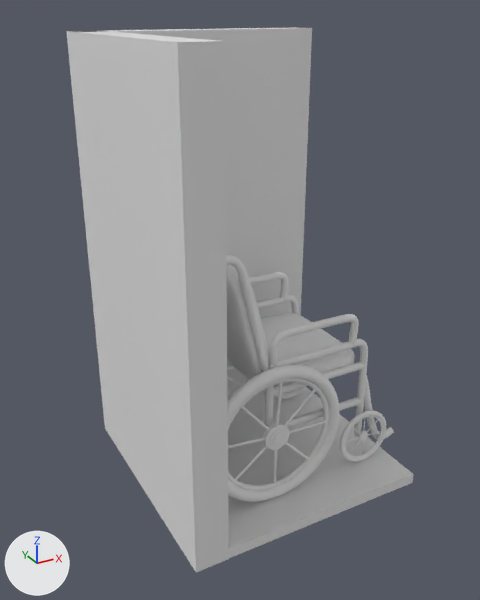
An edit to the Blender file isometricRoom_with_wheelchair.blend, drawn before and after from the same camera.
The view is the same before and after, from a 50 mm camera at (-5.64, 3.53, 2.09) aimed at (-4.31, 5.96, 0.88). The axes (+X, +Y, +Z) are drawn at lower left. The lights are the same throughout.

Script lines for the objects in view, before the commit:
```python
ob_béziercurve_008 = bpy.data.objects.new('BézierCurve.008', cu_béziercurve_009)
ob_béziercurve_008.location = (-3.828, 5.639, 0.46)
ob_béziercurve_008.rotation_euler = (3.142, -1.571, 0.0)  # degrees (180, -90, 0)
ob_béziercurve_008.scale = (1.18, 1.18, 1.18)
ob_floor = bpy.data.objects.new('Floor', me_cube_002)
ob_floor.location = (-4.248, 5.969, 0.025)
ob_floor.scale = (4.6, 4.6, 0.2)
ob_wall_nesw_short = bpy.data.objects.new('Wall.NESW.short', me_plane_019)
ob_wall_nesw_short.location = (-4.248, 6.469, 0.997)
ob_wall_nesw_short.rotation_euler = (0.0, 0.0, 1.571)  # degrees (0, 0, 90)
ob_wall_nesw_short.scale = (2.0, 1.15, 1.99)
ob_wall_nesw_short_001 = bpy.data.objects.new('Wall.NESW.short.001', me_plane_040)
ob_wall_nesw_short_001.location = (-4.748, 5.966, 0.997)
ob_wall_nesw_short_001.rotation_euler = (0.0, 0.0, 3.142)  # degrees (0, 0, 180)
ob_wall_nesw_short_001.scale = (2.0, 1.15, 1.99)
# also in view: 'outer tyre.001' at (-4.33, 5.59, 0.38); 'inner tyre.001' at (-4.33, 5.59, 0.38); 'BézierCurve.012' at (-4.48, 5.64, 0.91); 'spokes.001' at (-4.34, 5.58, 0.38); 'BézierCurve.010' at (-4.11, 5.64, 0.77)
```
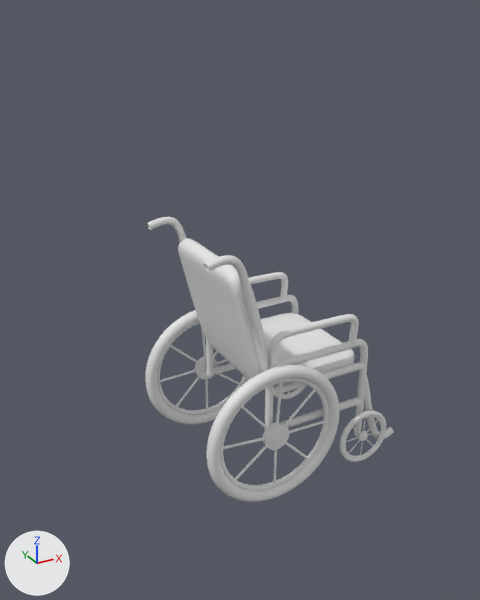
Commit message: wheelchair push

What the commit changed:
Object 'Wall.NESW.short' (ob_wall_nesw_short) is now hidden.
Object 'Floor' (ob_floor) is now hidden.
Object 'Wall.NESW.short.001' (ob_wall_nesw_short_001) is now hidden.

Changed parts and their boxes (x1, y1, x2, y2) in the pictures (480 x 600 px):
'Wall.NESW.short.001', hidden
    before: (77, 31, 229, 572)
'Wall.NESW.short', hidden
    before: (66, 27, 312, 436)
'Floor', hidden
    before: (104, 387, 414, 572)
'outer tyre', unchanged, uncovered by the edit
    after: (145, 310, 248, 424)
